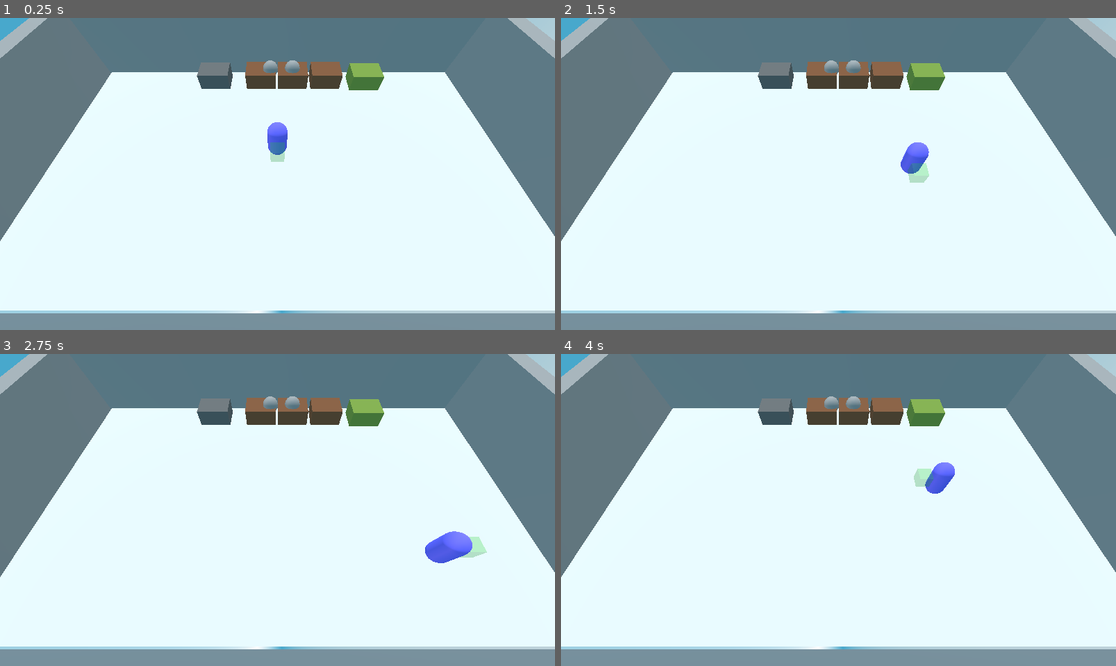
Above: before the commit, frames 1-4 (two rows, left to right).
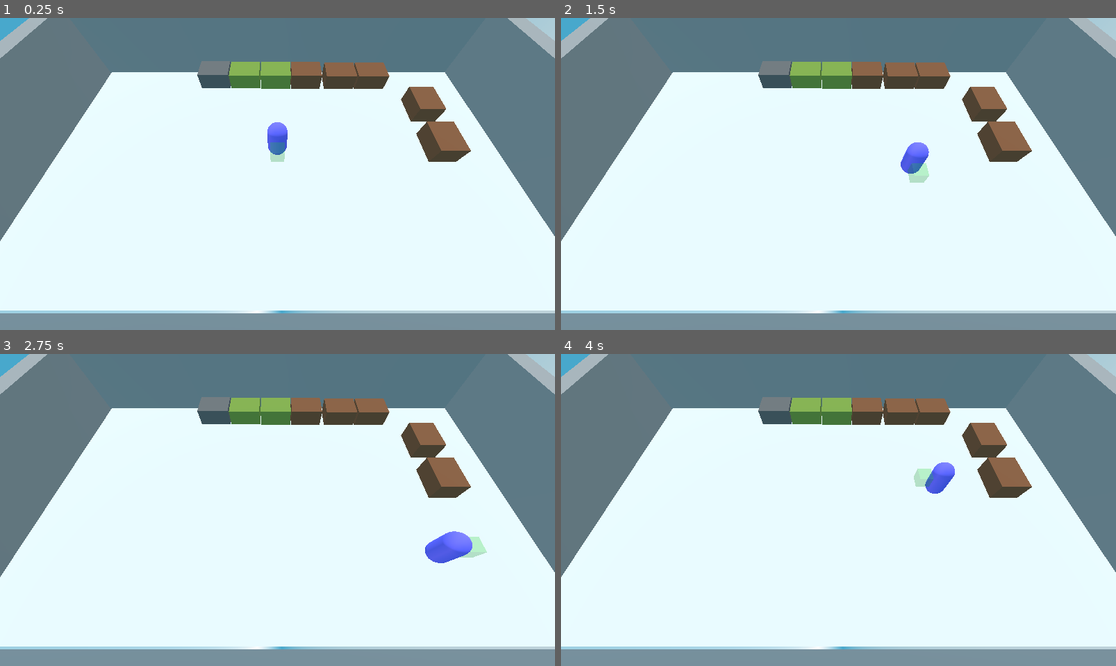
Above: after the commit, the same moments.

Repository: amb64/Godot-Overcooked
Game: Godot game, scene res://countertesting.tscn
Two runs of this game, one before a commit and one after it. Both use one fixed random seed, a clock stepped at 60 frames per second and the inputs below.
Inputs:
- Up to frame 1 (0.25 s): no input
- Up to frame 2 (1.5 s): hold D (move_right) 0.53-1.28 s; tap E (interact) at 0.6, 1.35 s; hold S (move_back) from 1.28 s (still down)
- Up to frame 3 (2.75 s): release S (move_back) at 2.03 s; hold D (move_right) from 2.03 s (still down); tap E (interact) at 2.1 s
- Up to frame 4 (4 s): release D (move_right) at 2.78 s; hold W (move_forward) 2.78-3.53 s; tap E (interact) at 2.85, 3.6 s; hold Left (move_left) from 3.53 s (still down)

The runs differ from the first frame. In frame 1, 3.5% of the frame differs, in the area x 35-85%, y 13-47%; in frame 2, 3.5%; in frame 3, 3.5%; in frame 4, 3.5%.

Commit message:
updated demo room
changed arrangement, showcase for linked counters added
1 slot can be shared between 2 or more counters, reminds me of pointers

Diff:
--- a/countertesting.tscn
+++ b/countertesting.tscn
@@ -1,7 +1,6 @@
-[gd_scene load_steps=16 format=3 uid="uid://bccj7fr5yjkss"]
+[gd_scene load_steps=15 format=3 uid="uid://bccj7fr5yjkss"]
 
 [ext_resource type="PackedScene" uid="uid://bh5n44m6rkqqw" path="res://interaction/counter/counter.tscn" id="1_y5eii"]
-[ext_resource type="PackedScene" uid="uid://bwsjen8c4slew" path="res://interaction/item/item.tscn" id="2_e0hoi"]
 [ext_resource type="PackedScene" uid="uid://dn6g4khocwvw1" path="res://player/player.tscn" id="3_7la52"]
 [ext_resource type="PackedScene" uid="uid://cw08pv8s8cqtw" path="res://interaction/counter/counterSpawner.tscn" id="4_r8yuh"]
 [ext_resource type="PackedScene" uid="uid://c8bp221rdnnv1" path="res://interaction/counter/counterDeleter.tscn" id="5_duvpc"]
@@ -103,42 +102,52 @@
 
 [node name="Counters" type="Node3D" parent="Level"]
 
-[node name="Counter" parent="Level/Counters" node_paths=PackedStringArray("item_slots") instance=ExtResource("1_y5eii")]
-transform = Transform3D(-4.37114e-08, 0, -1, 0, 1, 0, 1, 0, -4.37114e-08, 1, 1, -6.32247)
-item_slots = [NodePath("ItemSlots/Slot1")]
+[node name="Deleter" parent="Level/Counters" instance=ExtResource("5_duvpc")]
+transform = Transform3D(-4.37114e-08, 0, -1, 0, 1, 0, 1, 0, -4.37114e-08, -4.30601, 1.02137, -6.37462)
 
-[node name="Slot1" type="Node3D" parent="Level/Counters/Counter/ItemSlots" index="0"]
-transform = Transform3D(1, 0, 0, 0, 1, 0, 0, 0, 1, 0, 0.498835, 0)
+[node name="DroppableSpawner" parent="Level/Counters" instance=ExtResource("4_r8yuh")]
+transform = Transform3D(-4.37114e-08, 0, 1, 0, 1, 0, -1, 0, -4.37114e-08, -2.18903, 0.979494, -6.36495)
 
-[node name="Item" parent="Level/Counters/Counter/ItemSlots/Slot1" instance=ExtResource("2_e0hoi")]
+[node name="Spawner" parent="Level/Counters" instance=ExtResource("4_r8yuh")]
+transform = Transform3D(-4.37114e-08, 0, 1, 0, 1, 0, -1, 0, -4.37114e-08, -0.0927, 0.996629, -6.3276)
+is_droppable = false
+
+[node name="NonInteractable" parent="Level/Counters" instance=ExtResource("1_y5eii")]
+transform = Transform3D(-4.37114e-08, 0, -1, 0, 1, 0, 1, 0, -4.37114e-08, 1.91346, 1, -6.32247)
 
 [node name="Counter2" parent="Level/Counters" node_paths=PackedStringArray("item_slots") instance=ExtResource("1_y5eii")]
-transform = Transform3D(-4.37114e-08, 0, -1, 0, 1, 0, 1, 0, -4.37114e-08, -1.15521, 1, -6.32247)
-item_slots = [NodePath("ItemSlots/Slot1"), NodePath("ItemSlots/Slot2")]
+transform = Transform3D(-4.37114e-08, 0, -1, 0, 1, 0, 1, 0, -4.37114e-08, 4.22129, 0.988948, -6.28846)
+item_slots = [NodePath("Slot")]
 
-[node name="Slot1" type="Node3D" parent="Level/Counters/Counter2/ItemSlots" index="0"]
-transform = Transform3D(1, 0, 0, 0, 1, 0, 0, 0, 1, 0, 0.485698, -0.677755)
+[node name="Slot" type="Node3D" parent="Level/Counters/Counter2"]
+transform = Transform3D(1, 0, 0, 0, 1, 0, 0, 0, 1, 0, 0.508138, 0)
 
-[node name="Item" parent="Level/Counters/Counter2/ItemSlots/Slot1" instance=ExtResource("2_e0hoi")]
+[node name="Counter3" parent="Level/Counters" node_paths=PackedStringArray("item_slots") instance=ExtResource("1_y5eii")]
+transform = Transform3D(-4.37114e-08, 0, -1, 0, 1, 0, 1, 0, -4.37114e-08, 6.32965, 0.988948, -6.28846)
+item_slots = [NodePath("Slot"), NodePath("Slot2")]
 
-[node name="Slot2" type="Node3D" parent="Level/Counters/Counter2/ItemSlots" index="1"]
-transform = Transform3D(1, 0, 0, 0, 1, 0, 0, 0, 1, 0, 0.509373, 0.751082)
+[node name="Slot" type="Node3D" parent="Level/Counters/Counter3"]
+transform = Transform3D(1, 0, 0, 0, 1, 0, 0, 0, 1, 0, 0.508138, 0.517974)
 
-[node name="NonInteractable" parent="Level/Counters" instance=ExtResource("1_y5eii")]
-transform = Transform3D(-4.37114e-08, 0, -1, 0, 1, 0, 1, 0, -4.37114e-08, 3.26933, 1, -6.32247)
+[node name="Slot2" type="Node3D" parent="Level/Counters/Counter3"]
+transform = Transform3D(1, 0, 0, 0, 1, 0, 0, 0, 1, 0, 0.508138, -0.656137)
 
-[node name="Spawner" parent="Level/Counters" instance=ExtResource("4_r8yuh")]
-transform = Transform3D(-4.37114e-08, 0, 1, 0, 1, 0, -1, 0, -4.37114e-08, 6.00584, 0.996629, -6.17366)
-is_droppable = false
+[node name="LinkedCounter" type="Node3D" parent="Level/Counters"]
+transform = Transform3D(1, 0, 0, 0, 1, 0, 0, 0, 1, 2.1852, 0, 0)
 
-[node name="Deleter" parent="Level/Counters" instance=ExtResource("5_duvpc")]
-transform = Transform3D(-4.37114e-08, 0, -1, 0, 1, 0, 1, 0, -4.37114e-08, -4.30601, 1.02137, -6.26116)
+[node name="Counter" parent="Level/Counters/LinkedCounter" node_paths=PackedStringArray("item_slots") instance=ExtResource("1_y5eii")]
+transform = Transform3D(1, 0, 0, 0, 1, 0, 0, 0, 1, 6.84282, 1.02623, -3.40867)
+item_slots = [NodePath("../Node3D")]
+
+[node name="Counter2" parent="Level/Counters/LinkedCounter" node_paths=PackedStringArray("item_slots") instance=ExtResource("1_y5eii")]
+transform = Transform3D(1, 0, 0, 0, 1, 0, 0, 0, 1, 6.84282, 1.02623, -0.417022)
+item_slots = [NodePath("../Node3D")]
+
+[node name="Node3D" type="Node3D" parent="Level/Counters/LinkedCounter"]
+transform = Transform3D(1, 0, 0, 0, 1, 0, 0, 0, 1, 6.84282, 1.67527, -1.97306)
 
 [node name="Camera" type="Camera3D" parent="."]
 transform = Transform3D(1, 0, 0, 0, 0.5, 0.866025, 0, -0.866025, 0.5, 0, 9.83267, 6.7)
 
 [node name="Player" parent="." instance=ExtResource("3_7la52")]
 transform = Transform3D(1, 0, 0, 0, 1, 0, 0, 0, 1, 0, 2.04341, 0)
-
-[editable path="Level/Counters/Counter"]
-[editable path="Level/Counters/Counter2"]
